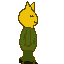
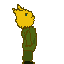
Comparing the layer stacks of the two 64x64 images. Changes:
hid "idle1" over [18, 1, 38, 64]
hid "fall2" over [18, 1, 38, 64]
added layer "look-up2" above "look-up1" over [12, 4, 37, 64]
